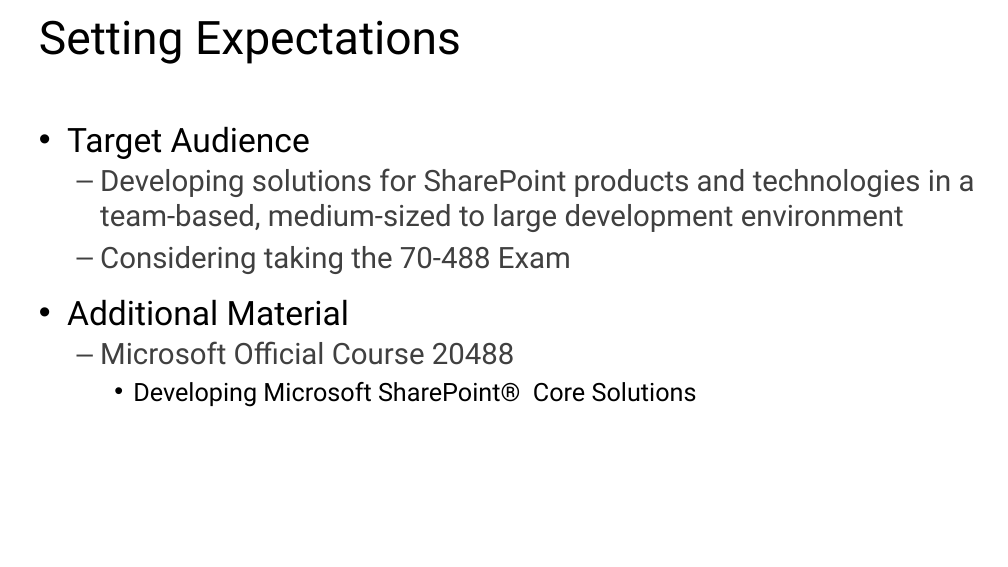
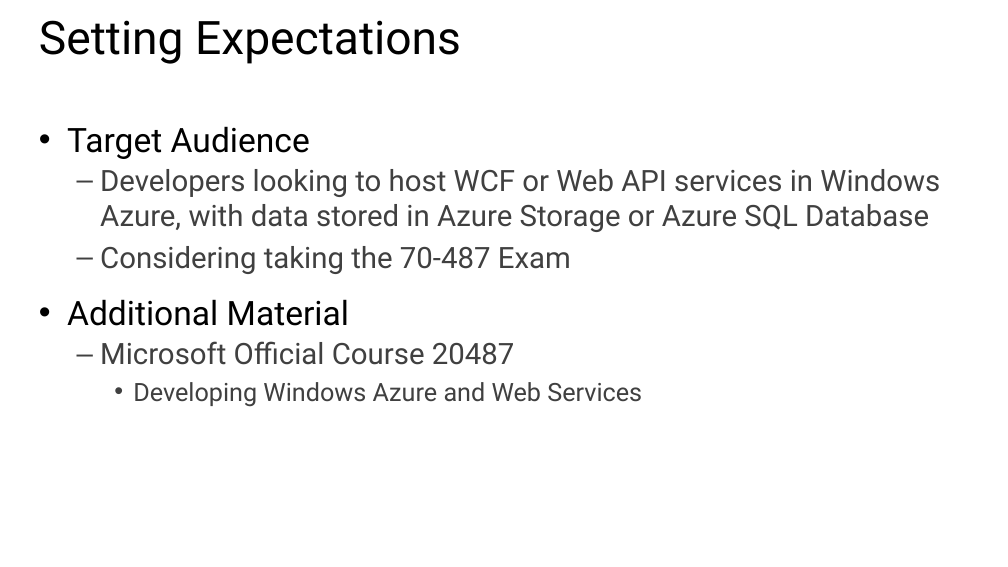
Before and after one commit to BretStateham/MVAWebServicesAndAzure, a slide deck: slide 5 of 01-WCFServices/01-WCFServices.pptx. Drawn at 1008x567 pixels with LibreOffice and Linux fonts; fonts in the diff are those of the drawing. Boxes give left, top, right and bottom in pixels: in the first picture for what was removed or moved away, otherwise in the second. Text is boxed around its words. In the diff, an @@ line names an element or a change of style, - is before the commit and + after.

```diff
--- a/01-WCFServices/01-WCFServices.pptx
+++ b/01-WCFServices/01-WCFServices.pptx
@@ text at (100,169,940,274): text changed @@
-  – Developing solutions for SharePoint products and technologies in a team-based, medium-sized to large development environment
-  – Considering taking the 70-488 Exam
+  – Developers looking to host WCF or Web API services in Windows Azure, with data stored in Azure Storage or Azure SQL Database
+  – Considering taking the 70-487 Exam
@@ text at (100,341,642,407): text changed; text colour #000000 to #404040 @@
-  – Microsoft Official Course 20488
-    • Developing Microsoft SharePoint® Core Solutions
+  – Microsoft Official Course 20487
+    • Developing Windows Azure and Web Services
```
Also in this commit, not shown: 2 other slides changed, 1 slide removed.
